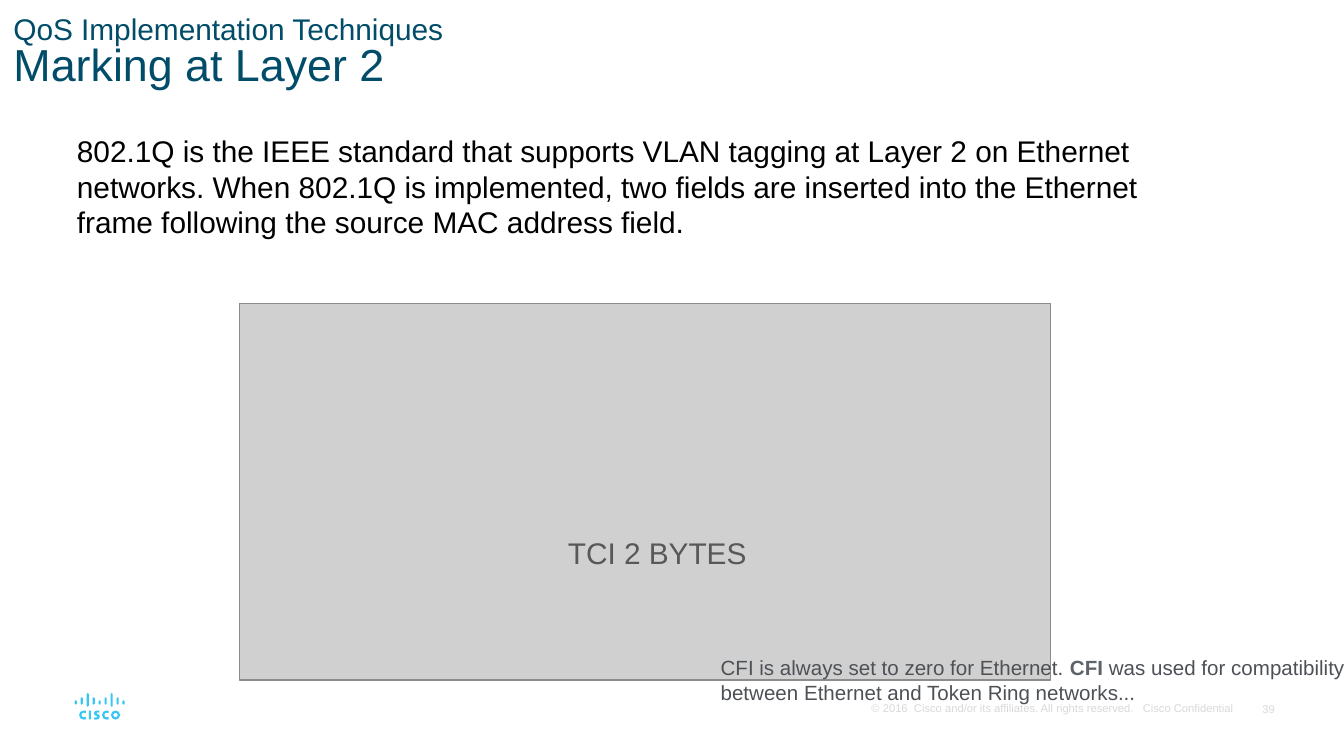
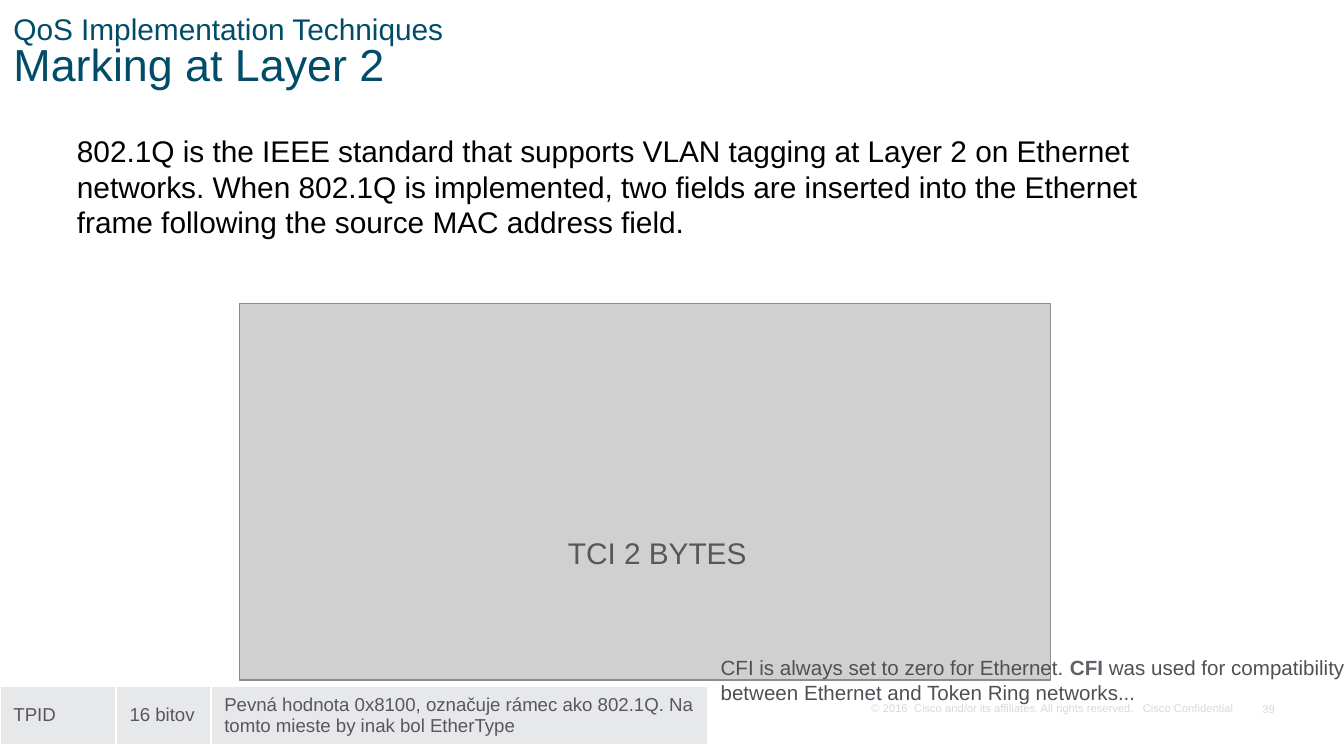
Before and after one commit to jb23lm87/CCNA-V7, a slide deck: slide 39 of ENSA_Module_9.pptx. Drawn at 1344x756 pixels with LibreOffice and Linux fonts; fonts in the diff are those of the drawing; grey boxes stand for pictures. Boxes give left, top, right and bottom in pixels: in the first picture for what was removed or moved away, otherwise in the second. Text is boxed around its words. In the diff, an @@ line names an element or a change of style, - is before the commit and + after.

```diff
--- a/ENSA_Module_9.pptx
+++ b/ENSA_Module_9.pptx
@@ table added at <box>0,687,707,745</box>, 1 rows, 3 columns @@
+TPID | 16 bitov | Pevná hodnota 0x8100, označuje rámec ako 802.1Q. Na tomto mieste by inak bol EtherType
```
Also in this commit, not shown: 2 other slides changed.
